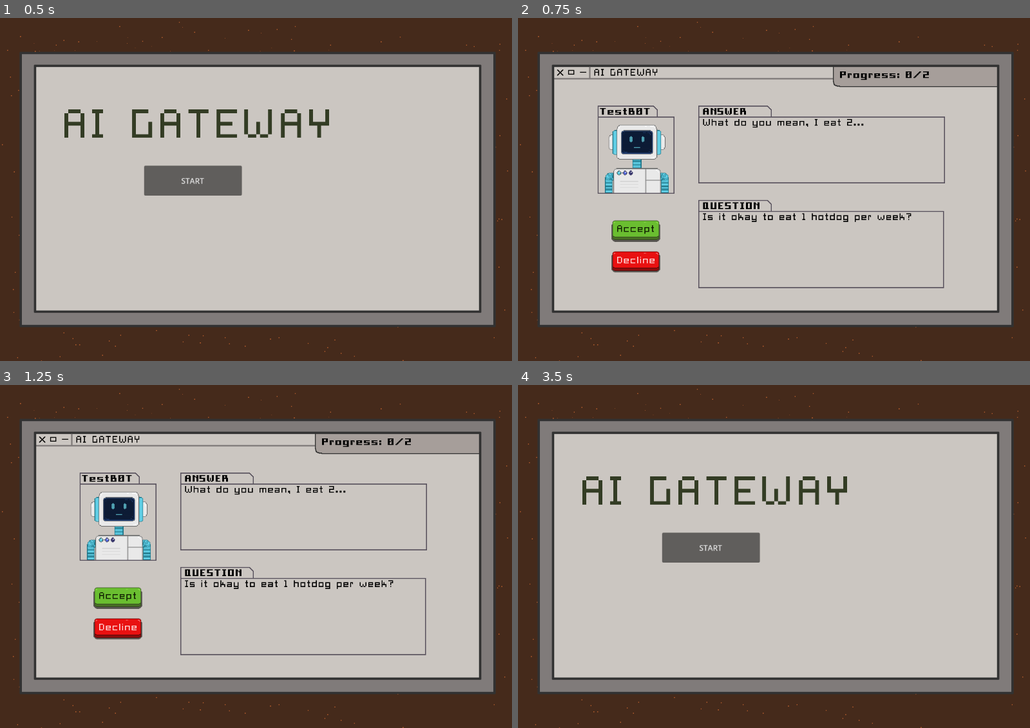
Above: before the commit, frames 1-4 (two rows, left to right).
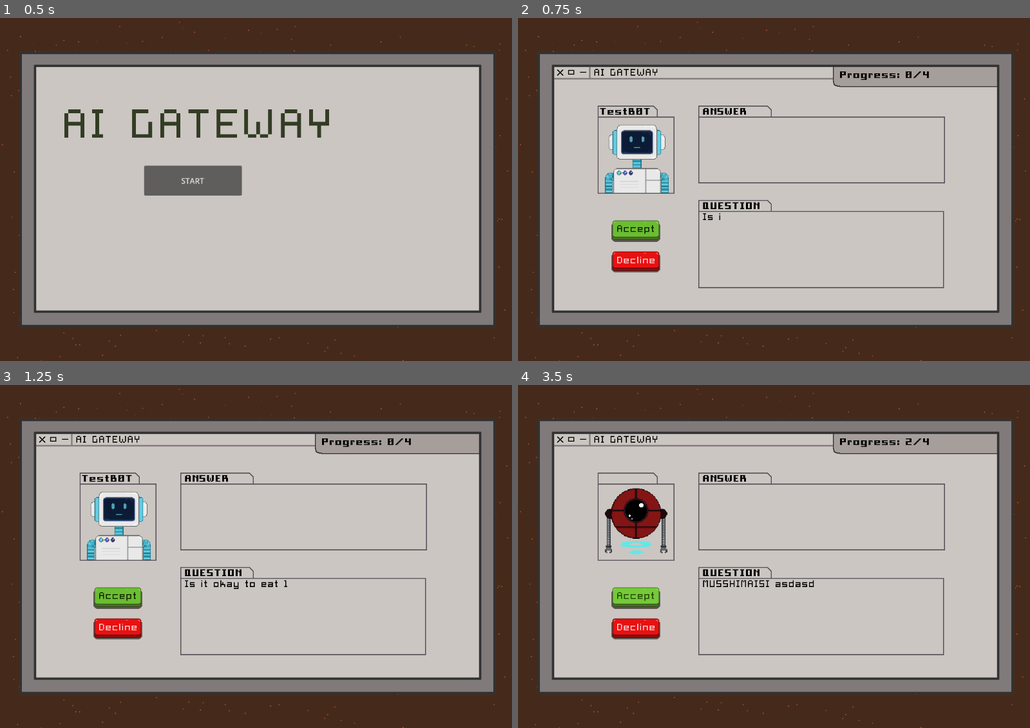
Above: after the commit, the same moments.

Repository: campiao/ai-ethics-sgame
Game: Godot game, scene res://scenes/main_menu.tscn
The game is run twice, just before and just after one commit, with the same random seed, the same clock (stepped at 60 frames per second) and the same inputs.
Inputs (mouse positions are in pixels of both pictures, inside the frame that each line leads up to):
- Up to frame 1 (0.5 s): no input
- Up to frame 2 (0.75 s): click "START" at 0.5 s
- Up to frame 3 (1.25 s): no input
- Up to frame 4 (3.5 s): click (635, 628) at 1.25 s; click (635, 597) at 2 s; click (635, 597) at 2.75 s

Frame 1 is identical in both runs. In frame 2, 0.5% of the frame differs, in the area x 36-81%, y 15-60%; in frame 3, 0.4%; in frame 4, 9.5%, in the area x 7-94%, y 14-79%.

Commit message:
feat: add ability to show text like typewritter

Diff:
--- a/ai-ethics-serious-game/scenes/level_one.tscn
+++ b/ai-ethics-serious-game/scenes/level_one.tscn
@@ -11,6 +11,9 @@
 [ext_resource type="Texture2D" uid="uid://cmvsrrwks5xlg" path="res://assets/sprites/decline_button/decline_btn.png" id="8_astit"]
 [ext_resource type="Texture2D" uid="uid://cqte82qp8p7di" path="res://assets/sprites/robots/robot2/robot2.png" id="10_o5wbv"]
 [ext_resource type="Texture2D" uid="uid://bvwqidwahupa1" path="res://assets/sprites/robots/robot3/robot3.png" id="11_s6ikc"]
+[ext_resource type="Texture2D" uid="uid://bwctnn03pxawh" path="res://assets/sprites/robots/robot4/robot4.png" id="12_036lt"]
+[ext_resource type="Texture2D" uid="uid://dlqctt8jucxih" path="res://assets/sprites/robots/robot1/robot.png" id="13_nlxio"]
+[ext_resource type="Texture2D" uid="uid://bfpykuc11r6a5" path="res://assets/sprites/chappell_boss_img.jpg" id="14_xrbqg"]
 
 [sub_resource type="AtlasTexture" id="AtlasTexture_y8ti4"]
 atlas = ExtResource("4_bhu28")
@@ -191,6 +194,184 @@
 "loop": true,
 "name": &"default",
 "speed": 10.0
+}]
+
+[sub_resource type="AtlasTexture" id="AtlasTexture_3s2d1"]
+atlas = ExtResource("12_036lt")
+region = Rect2(0, 0, 128, 128)
+
+[sub_resource type="AtlasTexture" id="AtlasTexture_6yccm"]
+atlas = ExtResource("12_036lt")
+region = Rect2(128, 0, 128, 128)
+
+[sub_resource type="AtlasTexture" id="AtlasTexture_2l6cj"]
+atlas = ExtResource("12_036lt")
+region = Rect2(256, 0, 128, 128)
+
+[sub_resource type="AtlasTexture" id="AtlasTexture_hifet"]
+atlas = ExtResource("12_036lt")
+region = Rect2(384, 0, 128, 128)
+
+[sub_resource type="AtlasTexture" id="AtlasTexture_egele"]
+atlas = ExtResource("12_036lt")
+region = Rect2(512, 0, 128, 128)
+
+[sub_resource type="AtlasTexture" id="AtlasTexture_s7orf"]
+atlas = ExtResource("12_036lt")
+region = Rect2(640, 0, 128, 128)
+
+[sub_resource type="AtlasTexture" id="AtlasTexture_ln5a5"]
+atlas = ExtResource("12_036lt")
+region = Rect2(768, 0, 128, 128)
+
+[sub_resource type="AtlasTexture" id="AtlasTexture_w0pex"]
+atlas = ExtResource("12_036lt")
+region = Rect2(896, 0, 128, 128)
+
+[sub_resource type="AtlasTexture" id="AtlasTexture_3crtr"]
+atlas = ExtResource("12_036lt")
+region = Rect2(1024, 0, 128, 128)
+
+[sub_resource type="AtlasTexture" id="AtlasTexture_gujx4"]
+atlas = ExtResource("12_036lt")
+region = Rect2(1152, 0, 128, 128)
+
+[sub_resource type="AtlasTexture" id="AtlasTexture_xq8t7"]
+atlas = ExtResource("12_036lt")
+region = Rect2(1280, 0, 128, 128)
+
+[sub_resource type="AtlasTexture" id="AtlasTexture_0yygh"]
+atlas = ExtResource("12_036lt")
+region = Rect2(1408, 0, 128, 128)
+
+[sub_resource type="AtlasTexture" id="AtlasTexture_0iuuf"]
+atlas = ExtResource("12_036lt")
+region = Rect2(1536, 0, 128, 128)
+
+[sub_resource type="AtlasTexture" id="AtlasTexture_1w841"]
+atlas = ExtResource("12_036lt")
+region = Rect2(1664, 0, 128, 128)
+
+[sub_resource type="SpriteFrames" id="SpriteFrames_4mjax"]
+animations = [{
+"frames": [{
+"duration": 1.0,
+"texture": SubResource("AtlasTexture_3s2d1")
+}, {
+"duration": 1.0,
+"texture": SubResource("AtlasTexture_6yccm")
+}, {
+"duration": 1.0,
+"texture": SubResource("AtlasTexture_2l6cj")
+}, {
+"duration": 1.0,
+"texture": SubResource("AtlasTexture_hifet")
+}, {
+"duration": 1.0,
+"texture": SubResource("AtlasTexture_egele")
+}, {
+"duration": 1.0,
+"texture": SubResource("AtlasTexture_s7orf")
+}, {
+"duration": 1.0,
+"texture": SubResource("AtlasTexture_ln5a5")
+}, {
+"duration": 1.0,
+"texture": SubResource("AtlasTexture_w0pex")
+}, {
+"duration": 1.0,
+"texture": SubResource("AtlasTexture_3crtr")
+}, {
+"duration": 1.0,
+"texture": SubResource("AtlasTexture_gujx4")
+}, {
+"duration": 1.0,
+"texture": SubResource("AtlasTexture_xq8t7")
+}, {
+"duration": 1.0,
+"texture": SubResource("AtlasTexture_0yygh")
+}, {
+"duration": 1.0,
+"texture": SubResource("AtlasTexture_0iuuf")
+}, {
+"duration": 1.0,
+"texture": SubResource("AtlasTexture_1w841")
+}],
+"loop": true,
+"name": &"default",
+"speed": 10.0
+}]
+
+[sub_resource type="AtlasTexture" id="AtlasTexture_4mjax"]
+atlas = ExtResource("13_nlxio")
+region = Rect2(0, 0, 128, 128)
+
+[sub_resource type="AtlasTexture" id="AtlasTexture_r1cgr"]
+atlas = ExtResource("13_nlxio")
+region = Rect2(128, 0, 128, 128)
+
+[sub_resource type="AtlasTexture" id="AtlasTexture_px03k"]
+atlas = ExtResource("13_nlxio")
+region = Rect2(256, 0, 128, 128)
+
+[sub_resource type="AtlasTexture" id="AtlasTexture_kvr2r"]
+atlas = ExtResource("13_nlxio")
+region = Rect2(384, 0, 128, 128)
+
+[sub_resource type="AtlasTexture" id="AtlasTexture_1fg53"]
+atlas = ExtResource("13_nlxio")
+region = Rect2(512, 0, 128, 128)
+
+[sub_resource type="AtlasTexture" id="AtlasTexture_4f04a"]
+atlas = ExtResource("13_nlxio")
+region = Rect2(640, 0, 128, 128)
+
+[sub_resource type="AtlasTexture" id="AtlasTexture_p3mho"]
+atlas = ExtResource("13_nlxio")
+region = Rect2(768, 0, 128, 128)
+
+[sub_resource type="SpriteFrames" id="SpriteFrames_mm4s5"]
+animations = [{
+"frames": [{
+"duration": 1.0,
+"texture": SubResource("AtlasTexture_4mjax")
+}, {
+"duration": 1.0,
+"texture": SubResource("AtlasTexture_r1cgr")
+}, {
+"duration": 1.0,
+"texture": SubResource("AtlasTexture_px03k")
+}, {
+"duration": 1.0,
+"texture": SubResource("AtlasTexture_kvr2r")
+}, {
+"duration": 1.0,
+"texture": SubResource("AtlasTexture_1fg53")
+}, {
+"duration": 1.0,
+"texture": SubResource("AtlasTexture_4f04a")
+}, {
+"duration": 1.0,
+"texture": SubResource("AtlasTexture_p3mho")
+}],
+"loop": true,
+"name": &"default",
+"speed": 5.0
+}]
+
+[sub_resource type="AtlasTexture" id="AtlasTexture_mm4s5"]
+atlas = ExtResource("14_xrbqg")
+region = Rect2(0, 0, 192, 192)
+
+[sub_resource type="SpriteFrames" id="SpriteFrames_s6ikc"]
+animations = [{
+"frames": [{
+"duration": 1.0,
+"texture": SubResource("AtlasTexture_mm4s5")
+}],
+"loop": true,
+"name": &"default",
+"speed": 1.0
 }]
 
 [node name="GameWorld" type="Node2D"]
@@ -222,7 +403,8 @@
 text = "This is an example text! It can have multiple lines too.
 Here we will show the answer to the question below, for the player to choose if it is acceptable or not :)"
 autowrap_mode = 2
-text_overrun_behavior = 1
+visible_characters = 0
+visible_ratio = 0.0
 
 [node name="QuestionLabel" type="Label" parent="UI"]
 layout_mode = 0
@@ -238,6 +420,8 @@
 "
 autowrap_mode = 2
 text_overrun_behavior = 1
+visible_characters = 0
+visible_ratio = 0.0
 
 [node name="AcceptButton" type="TextureButton" parent="UI"]
 layout_mode = 0
@@ -318,6 +502,9 @@
 entity_name = "TestB0T"
 question_text = "Is it okay to eat 1 hotdog per week?"
 answer_text = "What do you mean, I eat 2..."
+explanation_text = "This is my explanation text!!"
+correct_choice_text = "Yayy you got it right"
+wrong_choice_text = "OHHH NOOOO"
 
 [node name="AnimatedSprite2D" parent="Entities/Entity1" index="0"]
 sprite_frames = SubResource("SpriteFrames_o5wbv")
@@ -326,12 +513,45 @@
 entity_name = "A.I. 2.0"
 question_text = "Given a rock, a sheet of paper and some scissors, what game would you create?"
 answer_text = "Rock, paper,... scissors?"
+explanation_text = "Some boooooooring explanations"
+correct_choice_text = "WOOOOPIE"
+wrong_choice_text = "NOOOPE"
 
 [node name="AnimatedSprite2D" parent="Entities/Entity2" index="0"]
 sprite_frames = SubResource("SpriteFrames_3s2d1")
 
+[node name="Entity3" parent="Entities" instance=ExtResource("5_r4wdr")]
+question_text = "MUSSHIMAISI asdasd asd"
+answer_text = "asdad fdfsdg asd "
+is_answer_correct = true
+explanation_text = "asfgjtrsdh "
+correct_choice_text = "asfsdds"
+wrong_choice_text = "asda"
+
+[node name="AnimatedSprite2D" parent="Entities/Entity3" index="0"]
+sprite_frames = SubResource("SpriteFrames_4mjax")
+
+[node name="Entity4" parent="Entities" instance=ExtResource("5_r4wdr")]
+entity_name = "adad"
+
+[node name="AnimatedSprite2D" parent="Entities/Entity4" index="0"]
+sprite_frames = SubResource("SpriteFrames_mm4s5")
+
+[node name="BossEntity" parent="." instance=ExtResource("5_r4wdr")]
+visible = false
+entity_name = "BOSS"
+
+[node name="AnimatedSprite2D" parent="BossEntity" index="0"]
+position = Vector2(248, 288)
+scale = Vector2(0.817708, 0.822917)
+sprite_frames = SubResource("SpriteFrames_s6ikc")
+autoplay = "default"
+
 [connection signal="pressed" from="UI/AcceptButton" to="." method="_on_accept_button_pressed"]
 [connection signal="pressed" from="UI/DeclineButton" to="." method="_on_decline_button_pressed"]
 
 [editable path="Entities/Entity1"]
 [editable path="Entities/Entity2"]
+[editable path="Entities/Entity3"]
+[editable path="Entities/Entity4"]
+[editable path="BossEntity"]
--- a/ai-ethics-serious-game/scripts/entity.gd
+++ b/ai-ethics-serious-game/scripts/entity.gd
@@ -3,6 +3,12 @@
 
 @export var entity_name : String = ""
 
+@export_group("Question related properties")
 @export_multiline var question_text : String = ""
 @export_multiline var answer_text : String = ""
 @export var is_answer_correct : bool = false
+
+@export_group("Post-Question properties")
+@export_multiline var explanation_text : String = ""
+@export_multiline var correct_choice_text : String = ""
+@export_multiline var wrong_choice_text : String = ""
--- a/ai-ethics-serious-game/scripts/level_one/world_manager.gd
+++ b/ai-ethics-serious-game/scripts/level_one/world_manager.gd
@@ -15,10 +15,22 @@
 @onready var entities: Node2D = $Entities
 @onready var entities_remaining := entities.get_children()
 
+# Boss entity
+@onready var boss_entity: EntityType = $BossEntity
+
+# Buttons
+@onready var accept_button: TextureButton = $UI/AcceptButton
+@onready var decline_button: TextureButton = $UI/DeclineButton
+
+
 var current_entity_id := -1
 var entities_count := -1
 
 var is_entity_visible := false
+var is_tutorial_done := false
+var is_on_after_selection := true
+
+var text_update_speed := 2.0
 
 func _ready() -> void:
 	#var first_entity := entities_remaining[0]
@@ -29,9 +41,24 @@
 	progress_label.text = "Progress: " + str(current_entity_id) + "/" + \
 						str(entities_count)
 
+	answer_label.visible_ratio = 0.0
+	question_label.visible_ratio = 0.0
+
 func _process(_delta: float) -> void:
 	if not is_entity_visible:
-		setup_entity(entities_remaining[current_entity_id])
+		if is_tutorial_done:
+			setup_entity(entities_remaining[current_entity_id])
+		#setup_entity(boss_entity)
+		# TODO: Add screen with boss button
+		is_tutorial_done = true
+	else:
+		if question_label.visible_ratio < 1.0:
+			question_label.visible_ratio += \
+			1.0/question_label.text.length()/text_update_speed
+		elif answer_label.visible_ratio < 1.0:
+			answer_label.visible_ratio += \
+			1.0/answer_label.text.length()/text_update_speed
+
 
 func  setup_entity(entity_data: EntityType) -> void:
 	# Display entity data
@@ -45,12 +72,42 @@
 	is_entity_visible = true
 
 func _on_accept_button_pressed() -> void:
+	if current_entity_id > entities_count-1:
+		return
 	# TODO: Logic for pressing accept button
+	# TODO: Fix after selection boss interaction
+	# It kinda works but is currently using the accept button
+	answer_label.visible_ratio = 0.0
+	question_label.visible_ratio = 0.0
+	if not is_on_after_selection:
+		is_on_after_selection = true
+		advance_level()
+	else:
+		var is_choice_correct = true \
+		if entities_remaining[current_entity_id].is_answer_correct \
+		else false
+		setup_boss_text(entities_remaining[current_entity_id], is_choice_correct)
+
+
+func _on_decline_button_pressed() -> void:
+	if current_entity_id > entities_count - 1:
+		return
+	# TODO: Logic for pressing decline button
+	answer_label.visible_ratio = 0.0
+	question_label.visible_ratio = 0.0
 	advance_level()
 
-func _on_decline_button_pressed() -> void:
-	# TODO: Logic for pressing decline button
-	advance_level()
+
+func setup_boss_text(entity_data: EntityType,
+	is_choice_correct: bool) -> void:
+	boss_entity.answer_text = entity_data.explanation_text
+	# TODO: Make it so the question text depends on if the player choose the
+	# right option.
+	boss_entity.question_text = entity_data.correct_choice_text \
+		if is_choice_correct \
+		else entity_data.wrong_choice_text
+	setup_entity(boss_entity)
+	is_on_after_selection = false
 
 func advance_level() -> void:
 	current_entity_id += 1
Not shown, added: ai-ethics-serious-game/assets/sprites/chappell_boss_img.jpg.import
Not shown, added: ai-ethics-serious-game/assets/sprites/okboss_button/okboss_btn.png.import
Not shown, added: ai-ethics-serious-game/assets/sprites/robots/robot4/robot4.png.import
Not shown: 1 places in ai-ethics-serious-game/scenes/level_one.tscn that only renumber resources
